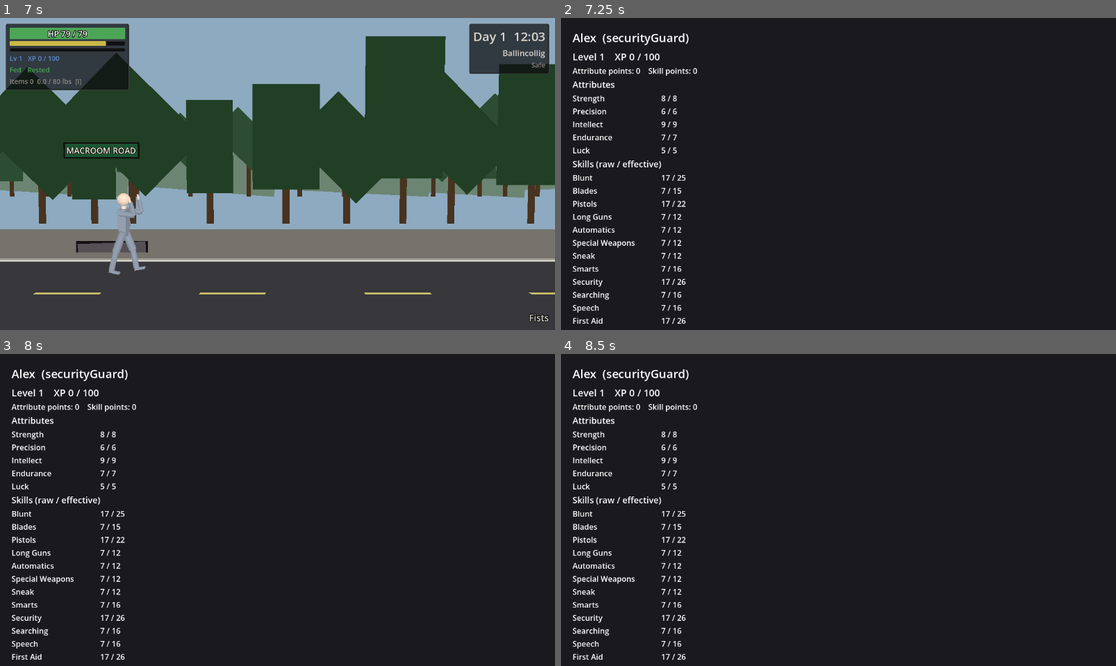
Above: before the commit, frames 1-4 (two rows, left to right).
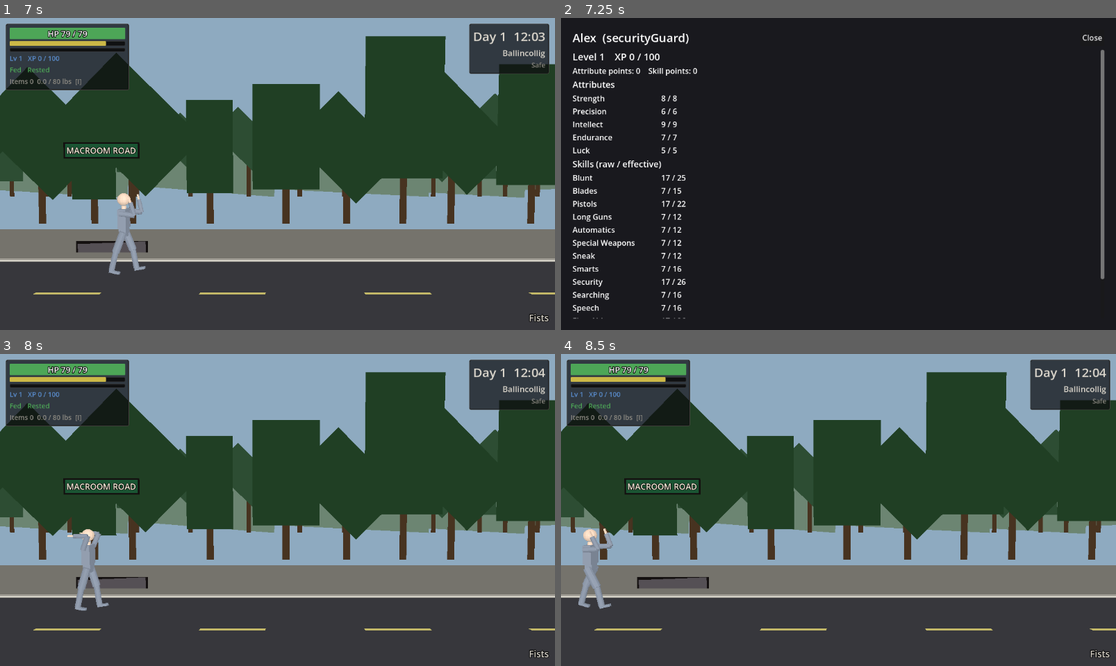
Above: after the commit, the same moments.

Repository: Natkiio/union-city-3d-remake
Game: Godot game, scene res://scenes/ui/main_menu.tscn
Two runs of this game, one before a commit and one after it. Both use one fixed random seed, a clock stepped at 60 frames per second and the inputs below.
Inputs (mouse positions are in pixels of both pictures, inside the frame that each line leads up to):
- Up to frame 1 (7 s): click "New Game" at 0.5 s; click (66, 61) at 1.27 s; type "Alex" at 1.35 s; click "New Game" at 2 s; click "Confirm" at 2.75 s; tap Enter (ui_accept) at 3.5, 5.85 s; move the mouse to (399, 158) at 3.52 s; hold D (move_right) 3.53-4.28 s; hold C (crouch) 3.53-4.28 s; click (399, 158) at 3.67 s; tap W (jump) at 3.77, 4.07, 4.52, 4.82, 6.02, 6.05, 6.32, 6.6, 6.77 s; tap Shift (run) at 3.8, 4.35 s; move the mouse to (166, 189) at 4.27 s; hold A (move_left) 4.28-5.03 s; tap Space (shove) at 4.55, 5.1 s; move the mouse to (333, 105) at 5.02 s; hold D (move_right) 5.03-5.78 s; hold Enter (ui_accept) 5.03-5.78 s; move the mouse to (249, 236) at 5.77 s; hold Up 5.78-6.53 s; click (249, 236) at 5.92 s; move the mouse to (444, 220) at 6.52 s; hold A (move_left) from 6.53 s (still down); hold C (crouch) from 6.53 s (still down)
- Up to frame 2 (7.25 s): keep holding A (move_left); keep holding C (crouch); tap W (jump) at 7.07 s; tap K (open_skills) at 7.15 s
- Up to frame 3 (8 s): keep holding A (move_left); move the mouse to (111, 463) at 7.27 s; release C (crouch) at 7.28 s; click (111, 463) at 7.35 s; tap W (jump) at 7.52, 7.82 s; tap Shift (run) at 7.55 s; tap Escape (pause) at 7.9 s
- Up to frame 4 (8.5 s): keep holding A (move_left); move the mouse to (866, 510) at 8.02 s; hold C (crouch) from 8.03 s (still down); click (866, 510) at 8.17 s; tap Space (shove) at 8.3 s

Frame 1 is identical in both runs. In frame 2, 0.7% of the frame differs, in the area x 2-98%, y 5-98%; in frame 3, 98%, in the area x 0-100%, y 0-100%; in frame 4, 98%.

Commit message:
Level-up and skills screens: Done/Close button at the top, scrolling list, Esc closes

Diff:
--- a/scripts/progression/level_up.gd
+++ b/scripts/progression/level_up.gd
@@ -1,11 +1,23 @@
 extends Control
 ## Spend-points screen shown after a level-up. Emits `done`. Scene: scenes/ui/level_up.tscn
+## The Done button sits above the scrolling list so it is always reachable.
 
 signal done
 
 
 func _ready() -> void:
 	var box := ProgUI.backdrop(self)
-	box.add_child(ProgUI.label("Level up!", 28))
-	box.add_child(PointsPanel.new())
-	box.add_child(ProgUI.button("Done", func(): done.emit()))
+	var head := HBoxContainer.new()
+	head.add_child(ProgUI.label("Level up!", 28))
+	var spacer := Control.new()
+	spacer.size_flags_horizontal = Control.SIZE_EXPAND_FILL
+	head.add_child(spacer)
+	head.add_child(ProgUI.button("Done", func(): done.emit()))
+	box.add_child(head)
+	box.add_child(ProgUI.scrolled(PointsPanel.new()))
+
+
+func _unhandled_input(event: InputEvent) -> void:
+	if event.is_action_pressed("ui_cancel") or event.is_action_pressed("ui_accept"):
+		get_viewport().set_input_as_handled()
+		done.emit()
--- a/scripts/progression/skills_sheet.gd
+++ b/scripts/progression/skills_sheet.gd
@@ -6,8 +6,19 @@
 
 func _ready() -> void:
 	var box := ProgUI.backdrop(self)
-	box.add_child(ProgUI.label("%s  (%s)" % [Stats.player_name if Stats.player_name != "" else "Survivor", Stats.background], 24))
+	var head := HBoxContainer.new()
+	head.add_child(ProgUI.label("%s  (%s)" % [Stats.player_name if Stats.player_name != "" else "Survivor", Stats.background], 24))
+	var spacer := Control.new()
+	spacer.size_flags_horizontal = Control.SIZE_EXPAND_FILL
+	head.add_child(spacer)
+	head.add_child(ProgUI.button("Close", func(): closed.emit()))
+	box.add_child(head)
 	var p := PointsPanel.new()
 	p.allow_spend = false
-	box.add_child(p)
-	box.add_child(ProgUI.button("Close", func(): closed.emit()))
+	box.add_child(ProgUI.scrolled(p))
+
+
+func _unhandled_input(event: InputEvent) -> void:
+	if event.is_action_pressed("ui_cancel") or event.is_action_pressed("open_skills"):
+		get_viewport().set_input_as_handled()
+		closed.emit()
--- a/scripts/progression/ui_util.gd
+++ b/scripts/progression/ui_util.gd
@@ -33,6 +33,16 @@
 	return box
 
 
+## Wraps a long panel so it scrolls instead of running off the screen.
+static func scrolled(content: Control) -> ScrollContainer:
+	var sc := ScrollContainer.new()
+	sc.size_flags_vertical = Control.SIZE_EXPAND_FILL
+	sc.horizontal_scroll_mode = ScrollContainer.SCROLL_MODE_DISABLED
+	content.size_flags_horizontal = Control.SIZE_EXPAND_FILL
+	sc.add_child(content)
+	return sc
+
+
 static func clear(node: Node) -> void:
 	for c in node.get_children():
 		node.remove_child(c)
--- /dev/null
+++ b/tests/test_levelup_close.gd
@@ -0,0 +1,47 @@
+extends "res://tests/test_base.gd"
+## Level-up screen must close and unpause the game when Done is pressed.
+
+
+func run() -> void:
+	var world := autoload("World")
+	world.fade_enabled = false
+	autoload("Clock").running = false
+	autoload("Director").enabled = false
+	autoload("GameState").reset_run()
+	world.reset()
+	await load_scene("res://scenes/main.tscn")
+	await frames(3)
+	var ui = root.get_tree().get_first_node_in_group("ui_controller")
+	check("ui controller exists", ui != null)
+	var stats := autoload("Stats")
+	stats.add_xp(stats.xp_to_next())
+	await frames(5)
+	check("paused while level-up open", paused)
+	check("one screen open", ui.stack.size() == 1, str(ui.stack.size()))
+	var s: Control = ui.top()
+	var done_btn: Button = null
+	for b in s.find_children("*", "Button", true, false):
+		if b.text == "Done":
+			done_btn = b
+	var vp := root.get_visible_rect().size
+	check("Done button is on screen", done_btn != null and done_btn.get_global_rect().end.y <= vp.y,
+		"%s in %s" % [done_btn.get_global_rect() if done_btn else "none", vp])
+	var btns := s.find_children("*", "Button", true, false)
+	print("buttons: ", btns.map(func(b): return b.text))
+	for b in btns:
+		if b.text == "Done":
+			b.pressed.emit()
+	await frames(5)
+	check("unpaused after Done", not paused)
+	check("stack empty", ui.stack.is_empty())
+
+	# Esc also closes a freshly opened level-up screen
+	stats.add_xp(stats.xp_to_next())
+	await frames(5)
+	check("reopened", ui.stack.size() == 1)
+	var esc := InputEventAction.new()
+	esc.action = "ui_cancel"
+	esc.pressed = true
+	Input.parse_input_event(esc)
+	await frames(5)
+	check("Esc closes level-up", ui.stack.is_empty() and not paused)
Not shown, added: tests/test_levelup_close.gd.uid
